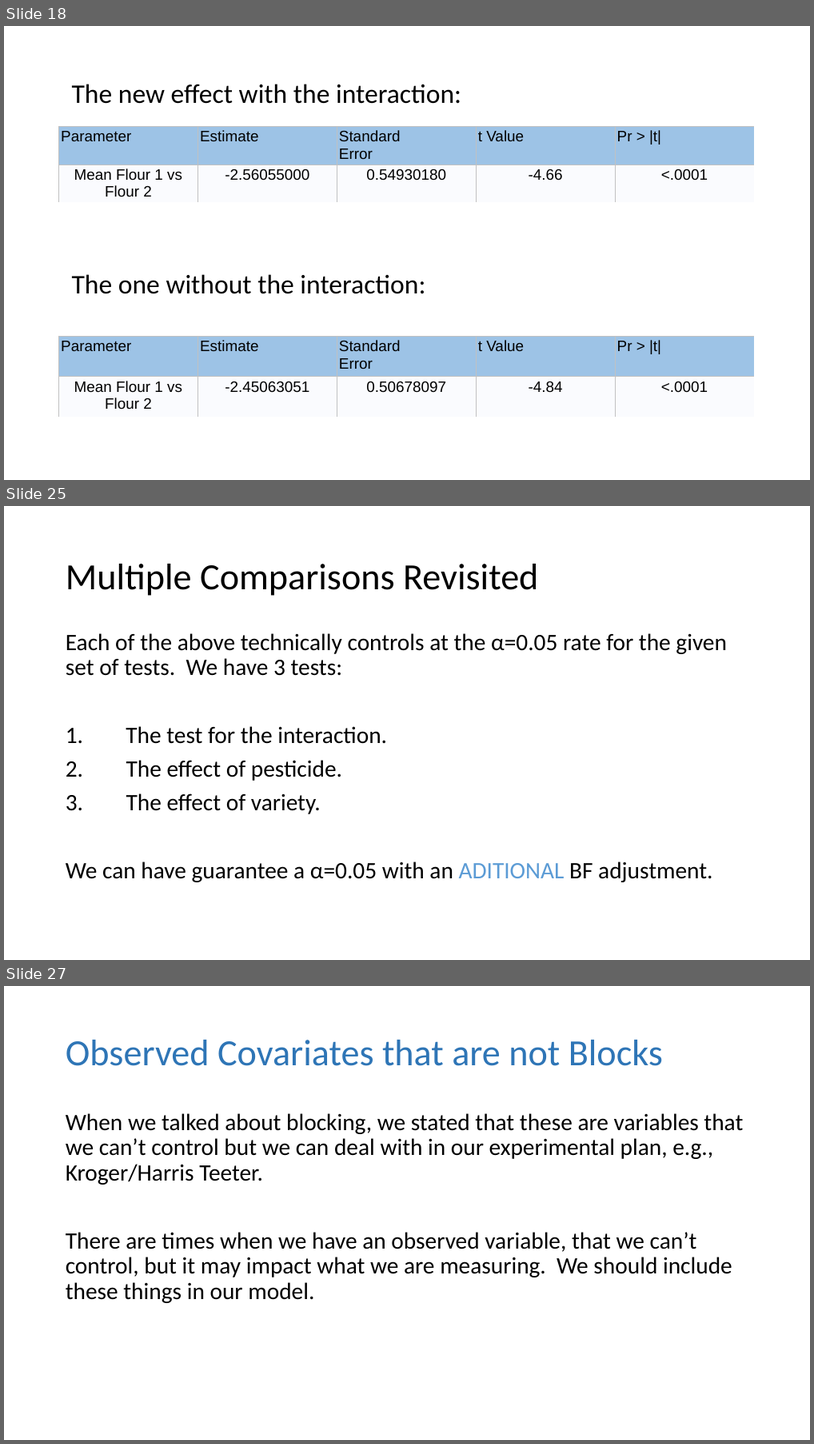
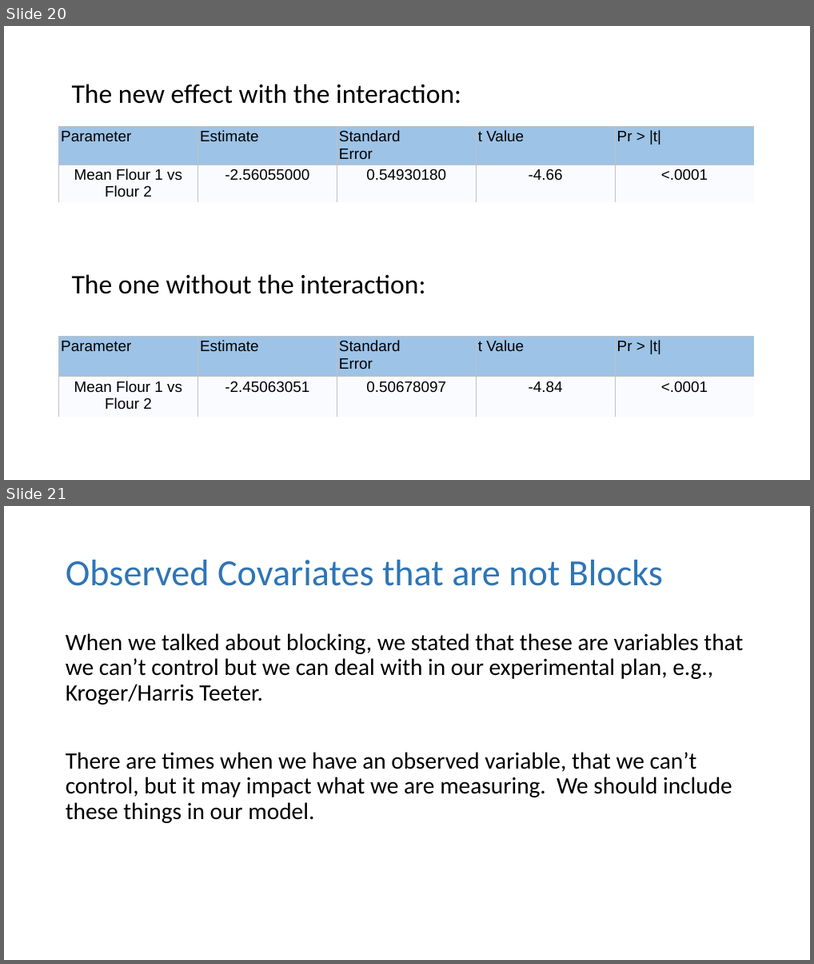
Before and after one commit to dhbrand/iaa_spring1_hw, a slide deck: d_of_e/slides/powerpoints/DOE Lecture 4.pptx. Shown one above the other, each under a label of ours: slides 18, 25 and 27 before the commit, slides 20 and 21 after it; the slides between them are not shown. The pictures are 814x1444 and 814x964 pixels, drawn with LibreOffice and Linux fonts; fonts in the diff are those of the drawing. Boxes give left, top, right and bottom in pixels: in the first picture for what was removed or moved away, otherwise in the second. Text is boxed around its words. In the diff, an @@ line names an element or a change of style, - is before the commit and + after.

```diff
--- a/d_of_e/slides/powerpoints/DOE Lecture 4.pptx
+++ b/d_of_e/slides/powerpoints/DOE Lecture 4.pptx
@@ slide 25 removed at (x1=4, y1=506, x2=810, y2=960), background #FFFFFF @@
@@ title removed at (x1=66, y1=564, x2=538, y2=596) @@
-Multiple Comparisons Revisited
@@ text removed at (x1=66, y1=633, x2=727, y2=882) @@
-Each of the above technically controls at the α=0.05 rate for the given set of tests. We have 3 tests:
-1. The test for the interaction.
-2. The effect of pesticide.
-3. The effect of variety.
-We can have guarantee a α=0.05 with an ADITIONAL BF adjustment.
@@ what was slide 18 is now slide 20 @@
@@ what was slide 27 is now slide 21 @@
```
Also in this commit, not shown: 1 slide changed, 2 slides added, 7 other slides removed, 5 other files.
